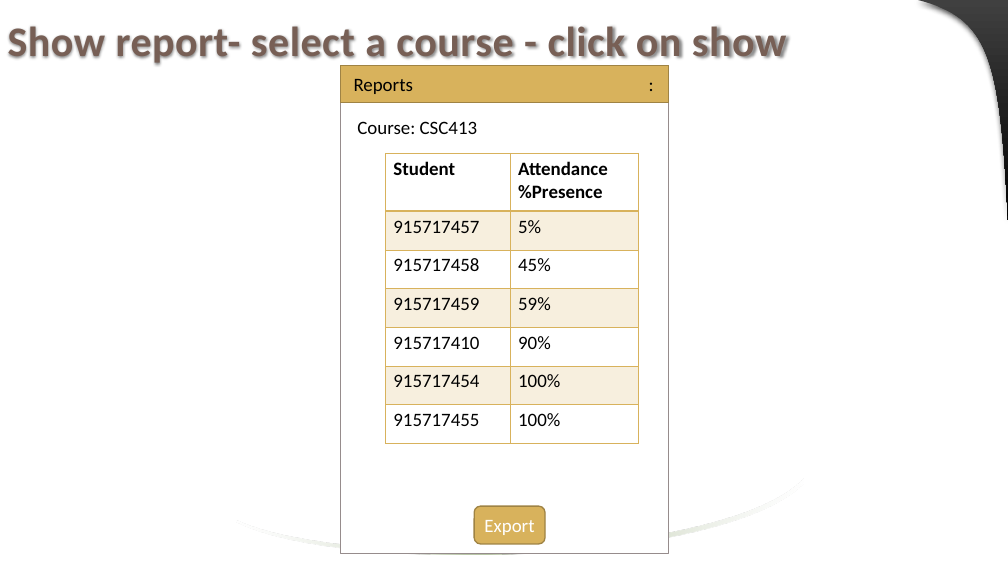
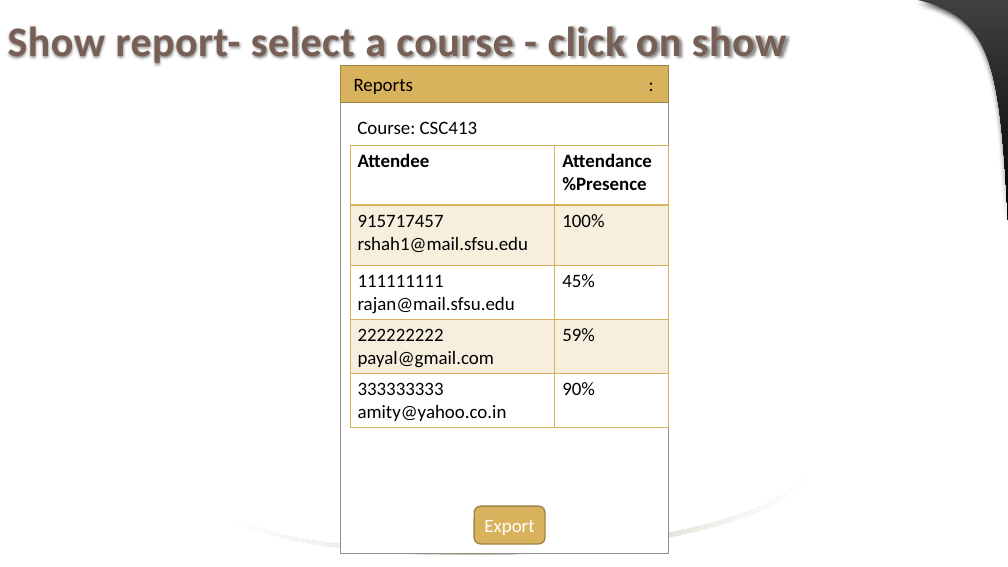
Before and after one commit to jaenudin86/Attendance, a slide deck: slide 39 of Attendance Wireframes.pptx. Drawn at 1008x567 pixels with LibreOffice and Linux fonts; fonts in the diff are those of the drawing. Boxes give left, top, right and bottom in pixels: in the first picture for what was removed or moved away, otherwise in the second. Text is boxed around its words. In the diff, an @@ line names an element or a change of style, - is before the commit and + after.

```diff
--- a/Attendance Wireframes.pptx
+++ b/Attendance Wireframes.pptx
@@ table at <box>350,146,669,425</box> @@
-row 1: Student | Attendance / %Presence
-row 2: 915717457 | 5%
-row 3: 915717458 | 45%
-row 4: 915717459 | 59%
-row 5: 915717410 | 90%
-row 6: 915717454 | 100%
-row 7: 915717455 | 100%
+row 1: Attendee | Attendance / %Presence
+row 2: 915717457 / rshah1@mail.sfsu.edu | 100%
+row 3: 111111111 / rajan@mail.sfsu.edu | 45%
+row 4: 222222222 / payal@gmail.com | 59%
+row 5: 333333333 / amity@yahoo.co.in | 90%
@@ table: place and size @@
-table at <box>386,154,639,444</box>
+table at <box>350,146,669,425</box>
```
Also in this commit, not shown: 19 other slides changed, 1 other file.
